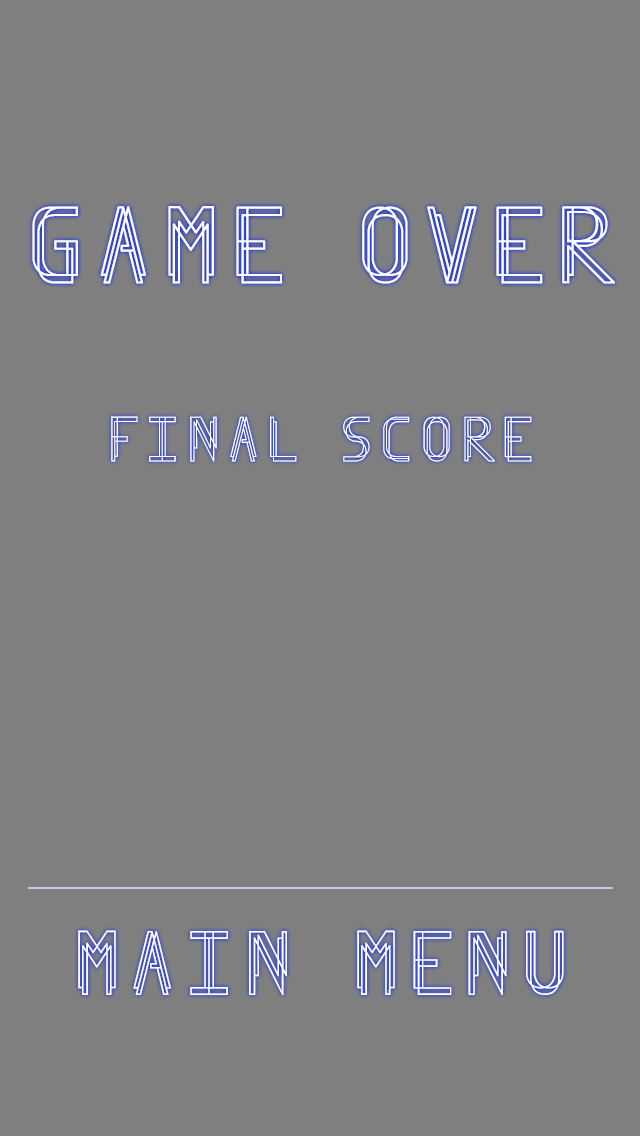
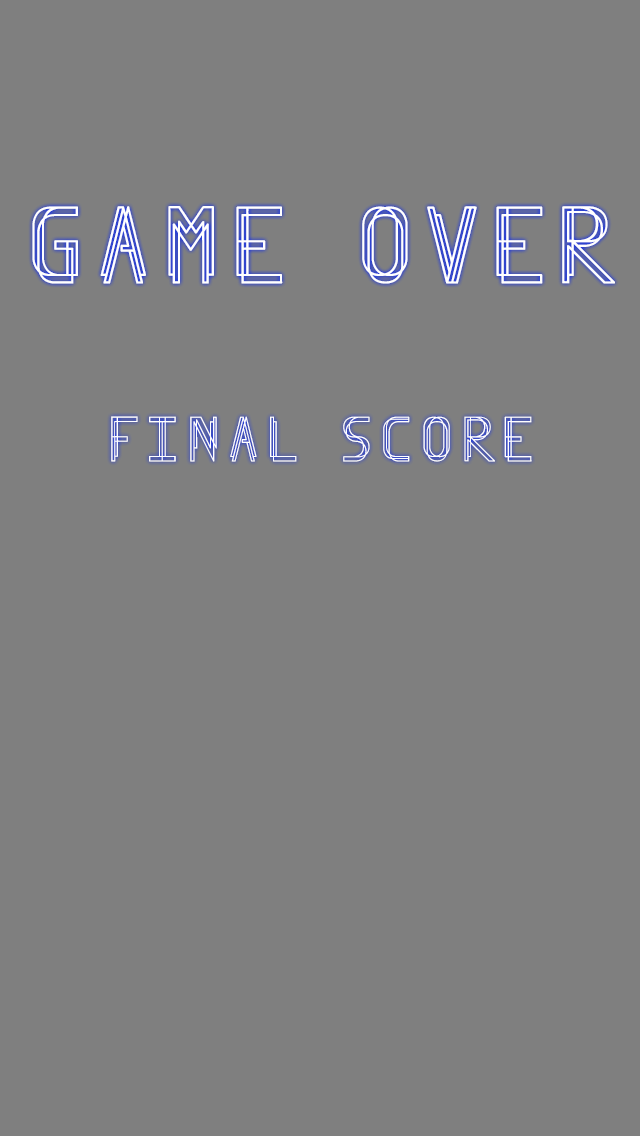
Layered file, before and after one edit (640×1136). Changes by layer:
hid group "play" (1st of 3, in "GAMEOVER") (2 layers) over [28,887,613,995]
